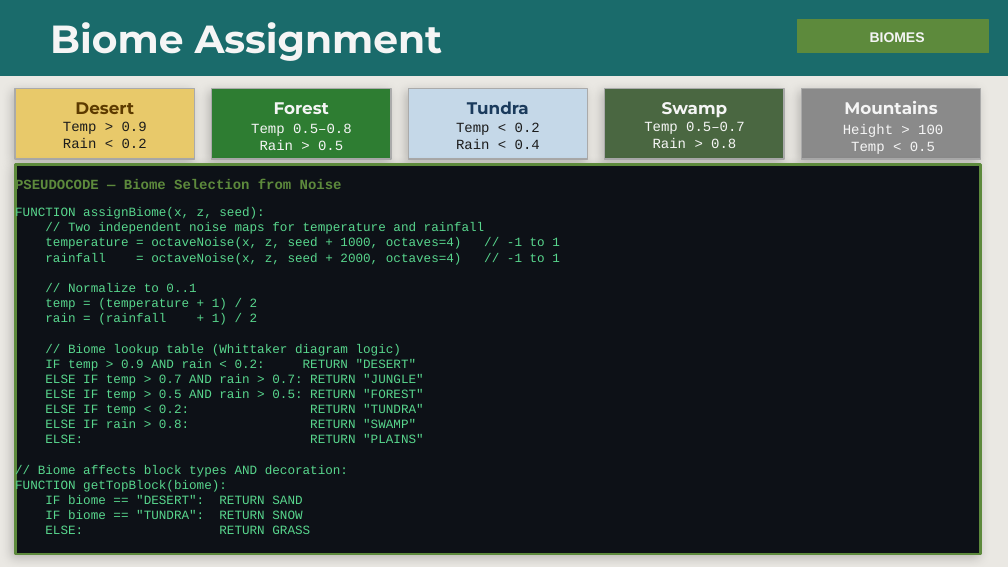
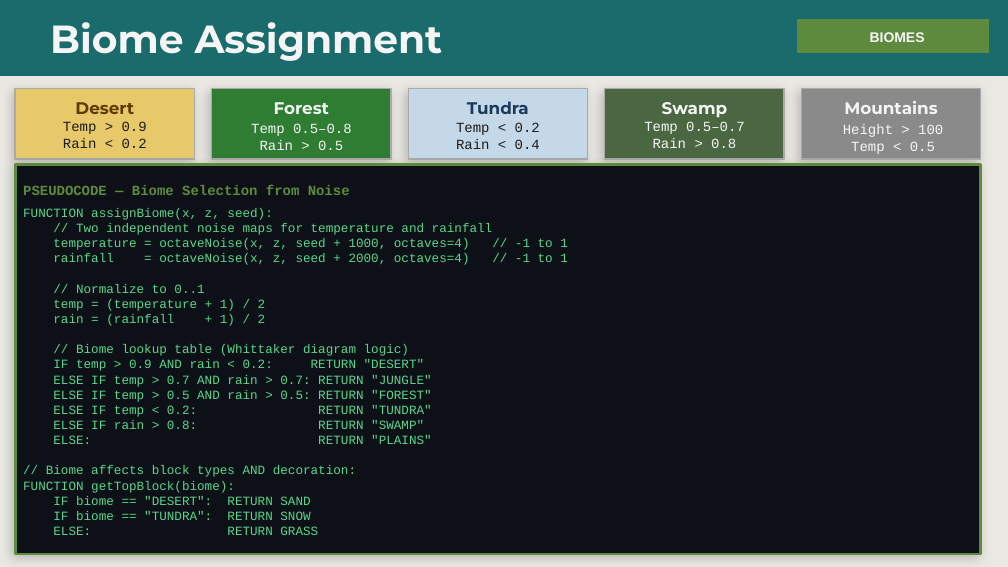
Before and after one commit to andreasbank/wurfelland, a slide deck: slide 6 of map_ generation.pptx. Drawn at 1008x567 pixels with LibreOffice and Linux fonts; fonts in the diff are those of the drawing. Boxes give left, top, right and bottom in pixels: in the first picture for what was removed or moved away, otherwise in the second. Text is boxed around its words. In the diff, an @@ line names an element or a change of style, - is before the commit and + after.

```diff
--- a/map_ generation.pptx
+++ b/map_ generation.pptx
@@ text "PSEUDOCODE — Biome Selection from ..." rewrapped from <box>15,179,342,194</box> to <box>23,185,350,195</box> @@
@@ text "FUNCTION assignBiome(x, z, seed):": place and size @@
-text "FUNCTION assignBiome(x, z, seed):" at <box>15,207,560,534</box>
+text "FUNCTION assignBiome(x, z, seed):" at <box>23,208,568,535</box>
```
Also in this commit, not shown: 1 other slide changed, 4 other files.
